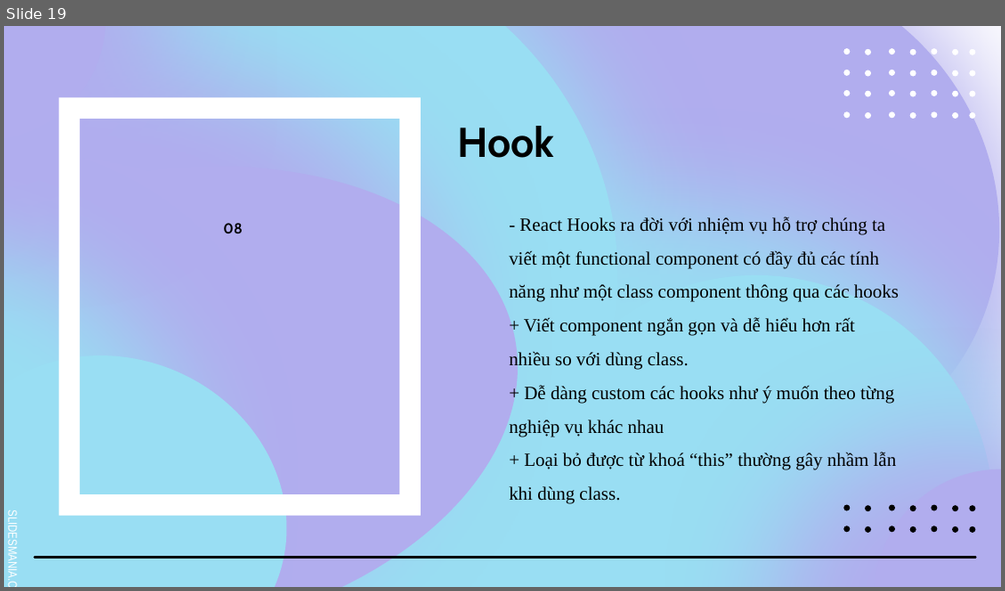
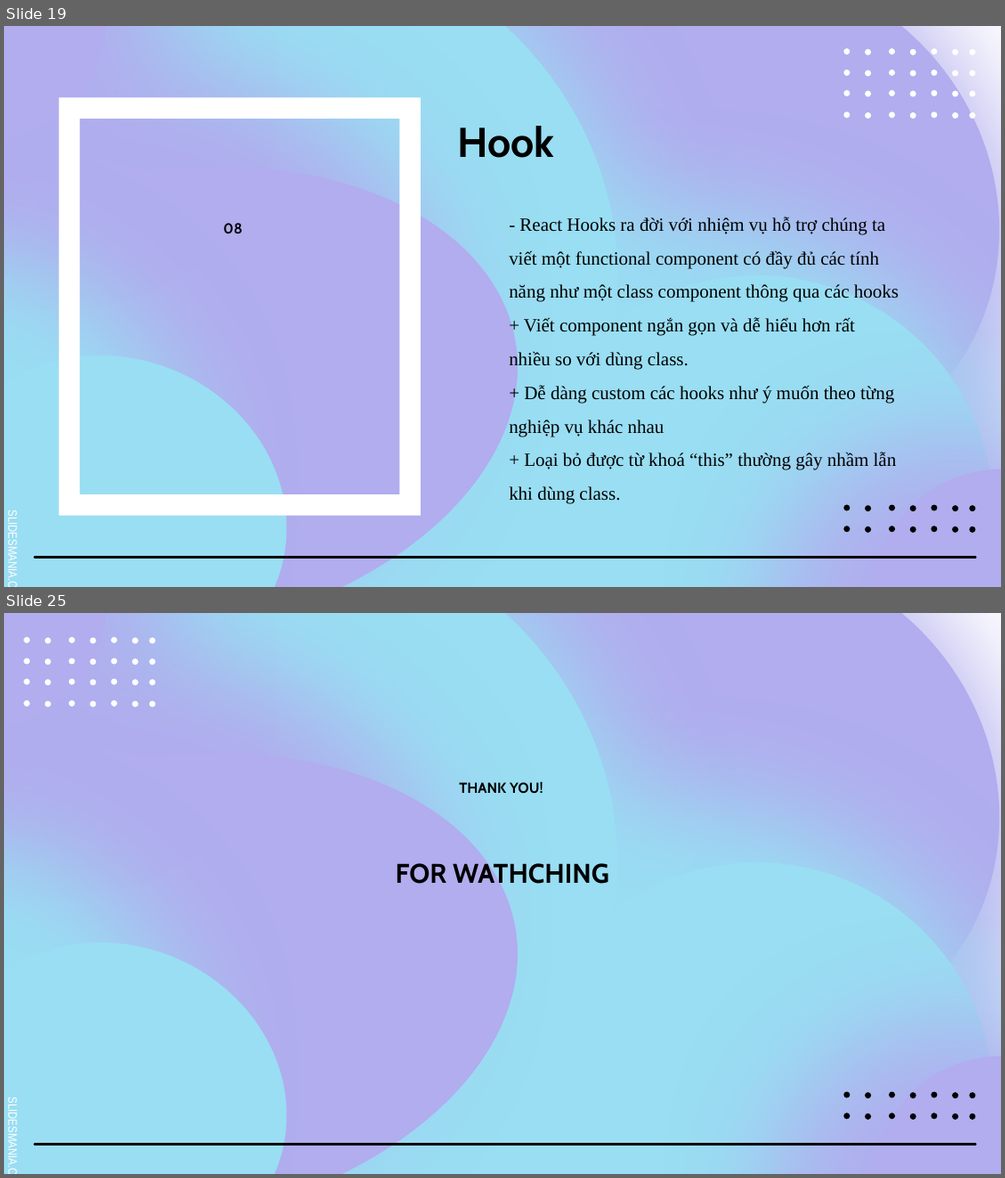
Before and after one commit to chinhan3966/react-project-mp3, a slide deck: PowperPoint_React.pptx. Shown one above the other, each under a label of ours: slide 19 before the commit, slides 19 and 25 after it; the slides between them are not shown. The pictures are 1005x591 and 1005x1178 pixels, drawn with LibreOffice and Linux fonts; fonts in the diff are those of the drawing. Boxes give left, top, right and bottom in pixels: in the first picture for what was removed or moved away, otherwise in the second. Text is boxed around its words. In the diff, an @@ line names an element or a change of style, - is before the commit and + after.

```diff
--- a/PowperPoint_React.pptx
+++ b/PowperPoint_React.pptx
@@ slide 25 added at (4, 613, 1001, 1174), background #FFFFFF; not listed: 24 template elements that a slide beside it also shows @@
@@ group added at (24, 637, 155, 706): 28 freeform shapes @@
@@ text added at (459, 781, 543, 794), 14 pt, text none, bold @@
+THANK YOU!
@@ subtitle added at (396, 860, 609, 889), 26 pt, text #000000, bold @@
+FOR WATHCHING
```
Also in this commit, not shown: 2 slides changed, 4 other slides added, 5 slides removed, 2 other files.
